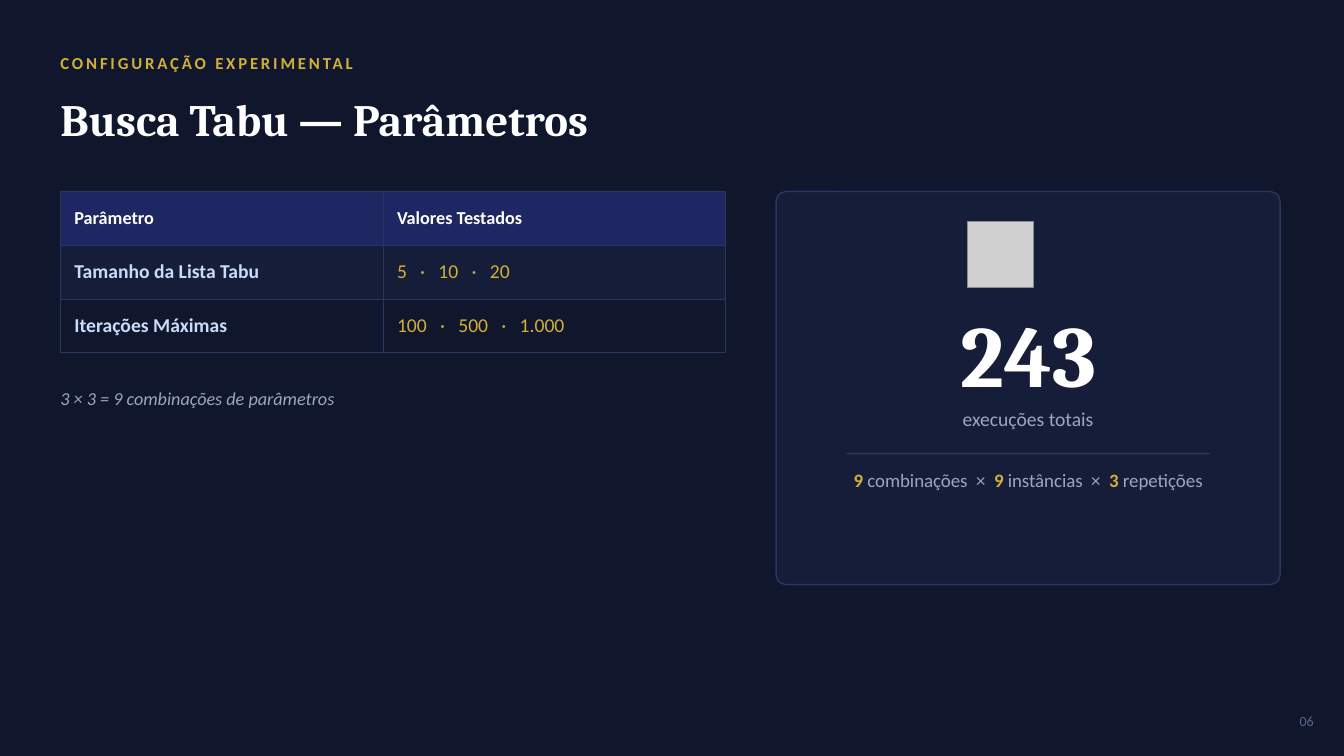
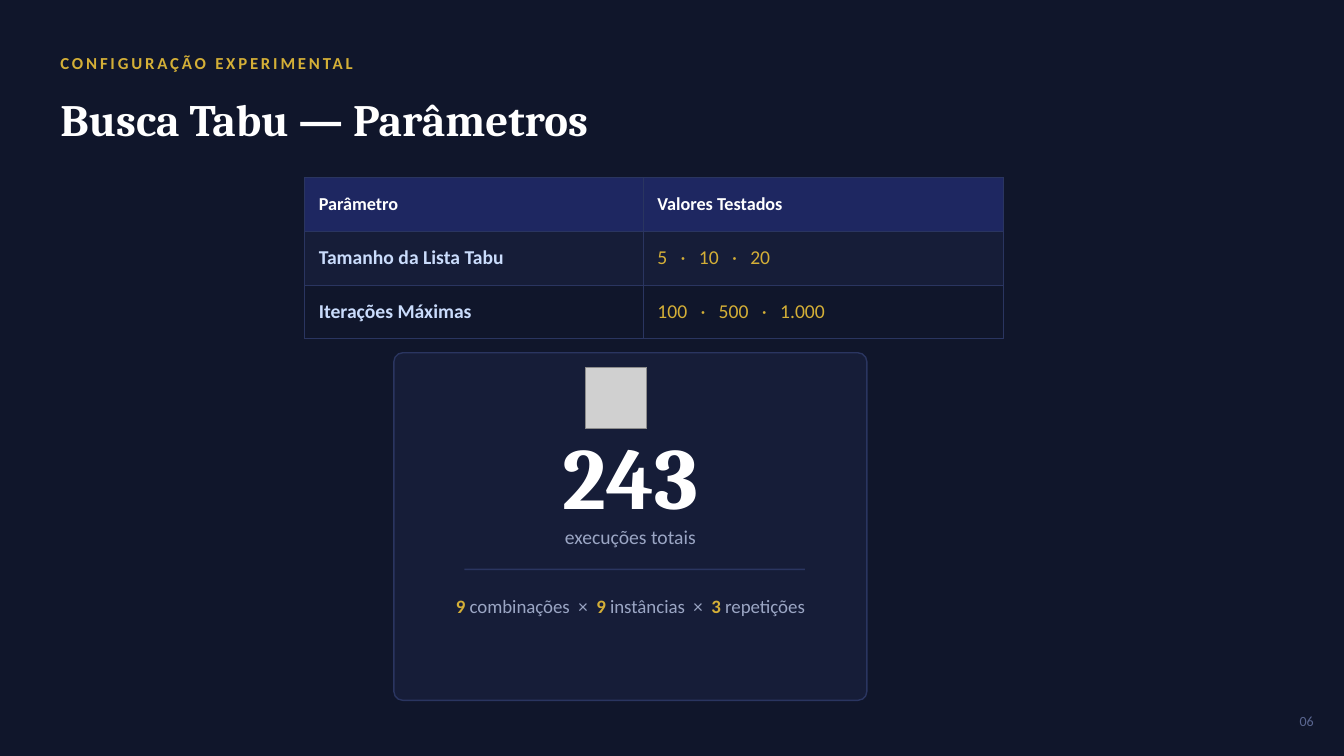
Before and after one commit to MayconCarpes/Mochila01, a slide deck: slide 6 of Mochila01_MetaHeuristicas_TabuVsAG.pptx. Drawn at 1344x756 pixels with LibreOffice and Linux fonts; fonts in the diff are those of the drawing; grey boxes stand for pictures. Boxes give left, top, right and bottom in pixels: in the first picture for what was removed or moved away, otherwise in the second. Text is boxed around its words. In the diff, an @@ line names an element or a change of style, - is before the commit and + after.

```diff
--- a/Mochila01_MetaHeuristicas_TabuVsAG.pptx
+++ b/Mochila01_MetaHeuristicas_TabuVsAG.pptx
@@ table: place and size @@
-table at (60, 192, 726, 353)
+table at (304, 177, 1003, 339)
@@ rounded rectangle: place and size @@
-rounded rectangle at (776, 192, 1280, 585)
+rounded rectangle at (394, 353, 867, 701)
@@ picture: place and size @@
-picture at (968, 222, 1033, 287)
+picture at (586, 367, 647, 429)
@@ text removed at (60, 392, 335, 408) @@
-3 × 3 = 9 combinações de parâmetros
@@ text "243": place and size @@
-text "243" at (960, 328, 1096, 388)
+text "243" at (562, 450, 698, 510)
@@ text "execuções totais": place and size @@
-text "execuções totais" at (963, 412, 1094, 429)
+text "execuções totais" at (565, 530, 696, 547)
@@ text "9 combinações × 9 instâncias ...": place and size @@
-text "9 combinações × 9 instâncias ..." at (854, 474, 1203, 490)
+text "9 combinações × 9 instâncias ..." at (456, 600, 805, 616)
@@ line moved from (847, 454) - (1210, 454) to (465, 570) - (806, 570) @@
```
Also in this commit, not shown: 5 other slides changed, 1 other file.
